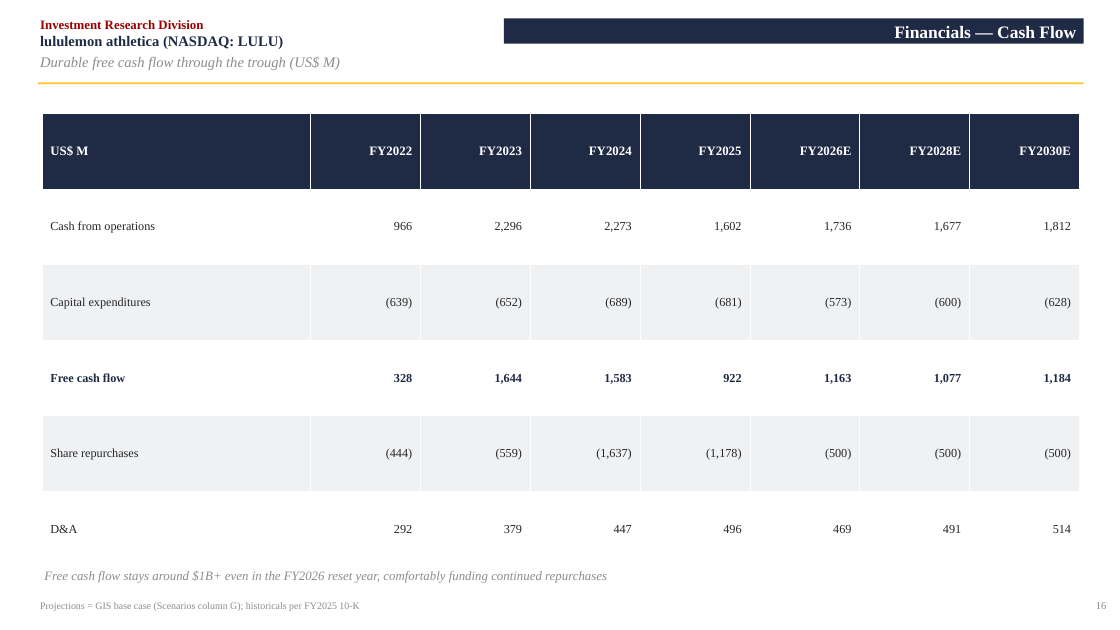
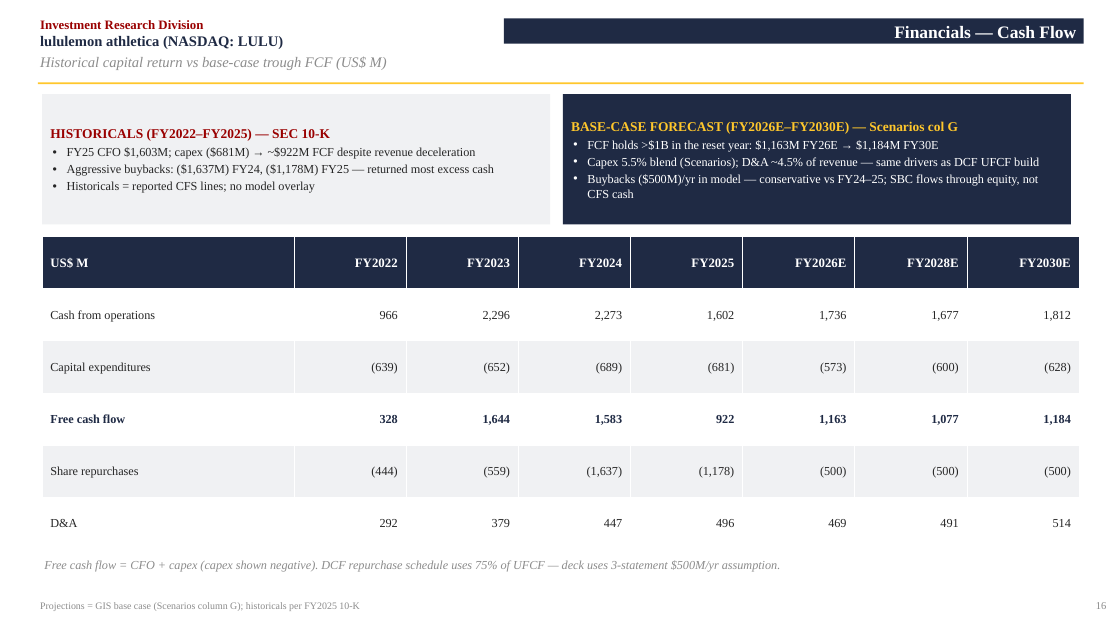
Before and after one commit to vengeanceaiUSC/RM, a slide deck: slide 17 of LULU/LULU_Investment_Pitch_Deck.pptx. Drawn at 1120x630 pixels with LibreOffice and Linux fonts; fonts in the diff are those of the drawing. Boxes give left, top, right and bottom in pixels: in the first picture for what was removed or moved away, otherwise in the second. Text is boxed around its words. In the diff, an @@ line names an element or a change of style, - is before the commit and + after.

```diff
--- a/LULU/LULU_Investment_Pitch_Deck.pptx
+++ b/LULU/LULU_Investment_Pitch_Deck.pptx
@@ text at [40,57,387,70]: text changed @@
-Durable free cash flow through the trough (US$ M)
+Historical capital return vs base-case trough FCF (US$ M)
@@ rectangle added at [42,94,550,224], fill #F0F1F3, 10.5 pt, text #262626 @@
+HISTORICALS (FY2022–FY2025) — SEC 10-K
+• FY25 CFO $1,603M; capex ($681M) → ~$922M FCF despite revenue deceleration
+• Aggressive buybacks: ($1,637M) FY24, ($1,178M) FY25 — returned most excess cash
+• Historicals = reported CFS lines; no model overlay
@@ rectangle added at [563,94,1071,224], fill #1F2A44, 10.5 pt, text #FFFFFF @@
+BASE-CASE FORECAST (FY2026E–FY2030E) — Scenarios col G
+• FCF holds >$1B in the reset year: $1,163M FY26E → $1,184M FY30E
+• Capex 5.5% blend (Scenarios); D&A ~4.5% of revenue — same drivers as DCF UFCF build
+• Buybacks ($500M)/yr in model — conservative vs FY24–25; SBC flows through equity, not CFS cash
@@ table: place and size @@
-table at [42,113,1081,567]
+table at [42,237,1082,549]
@@ text added at [44,560,780,572], 10.5 pt, text #8C8C8C, italic @@
+Free cash flow = CFO + capex (capex shown negative). DCF repurchase schedule uses 75% of UFCF — deck uses 3-statement $500M/yr assumption.
@@ text removed at [44,571,607,583] @@
-Free cash flow stays around $1B+ even in the FY2026 reset year, comfortably funding continued repurchases
```
Also in this commit, not shown: 2 other slides changed, 2 other files.
